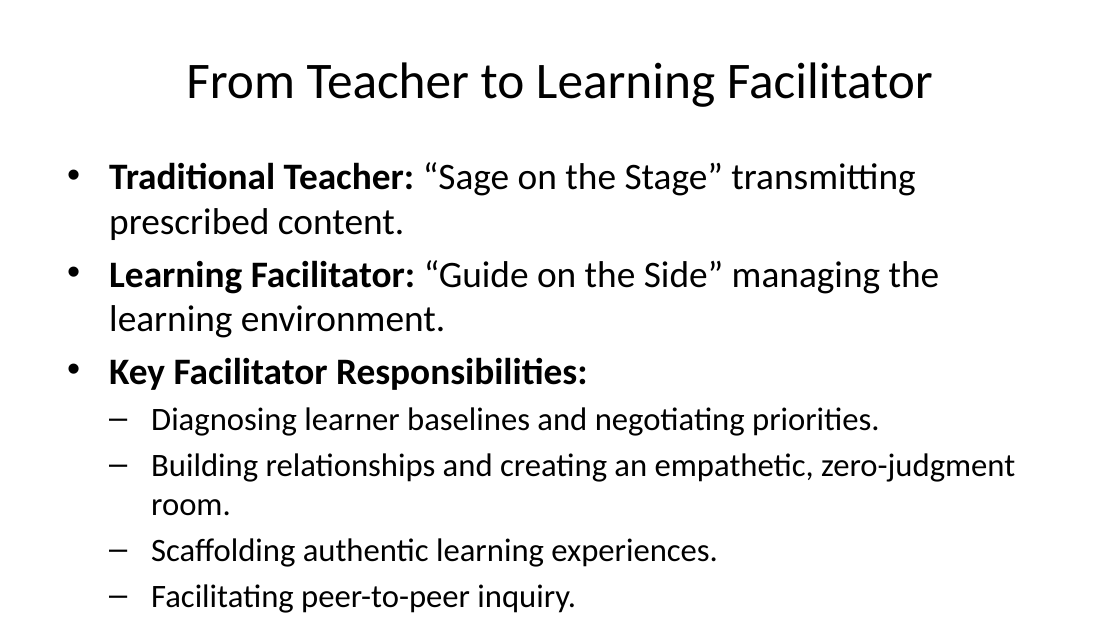
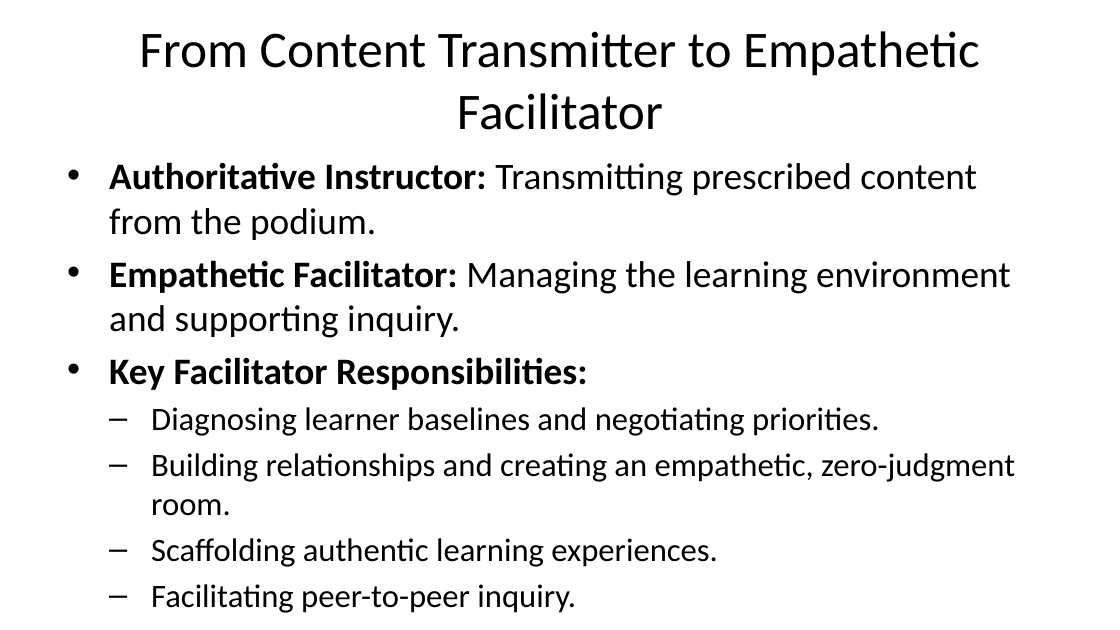
Before and after one commit to cambiotraining/low-resource-bioinformatics, a slide deck: slide 15 of course_files/slides.pptx. Drawn at 1120x630 pixels with LibreOffice and Linux fonts; fonts in the diff are those of the drawing. Boxes give left, top, right and bottom in pixels: in the first picture for what was removed or moved away, otherwise in the second. Text is boxed around its words. In the diff, an @@ line names an element or a change of style, - is before the commit and + after.

```diff
--- a/course_files/slides.pptx
+++ b/course_files/slides.pptx
@@ title at (139,31,980,130): text changed @@
-From Teacher to Learning Facilitator
+From Content Transmitter to Empathetic Facilitator
@@ text at (109,162,1011,338): text changed @@
-• Traditional Teacher: “Sage on the Stage” transmitting prescribed content.
-• Learning Facilitator: “Guide on the Side” managing the learning environment.
+• Authoritative Instructor: Transmitting prescribed content from the podium.
+• Empathetic Facilitator: Managing the learning environment and supporting inquiry.
```
Also in this commit, not shown: 33 other slides changed, 5 slides added, 11 slides removed, 7 other files.
